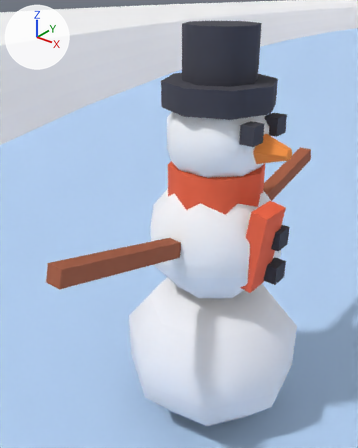
The glTF model public/assets/toycar/set-frozen-lake.glb: old version first, new version second.
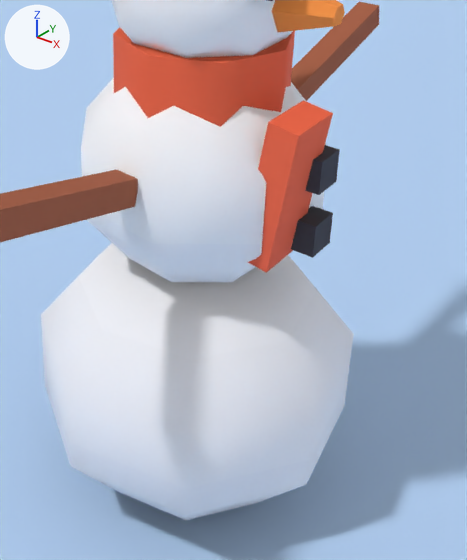
Old and new are each drawn from a 50 mm lens placed at (-8.593, -5.103, 0.762), pointed at (-9.0, -4.593, 0.446) and again close up on the part from 30% to 100% of the width and 33% to 100% of the height. Every picture has the same lights, and +X, +Y and +Z are marked at upper left. The older version's two pictures come first. Where no turn or scale is listed for an object, it has been applied to the vertices.
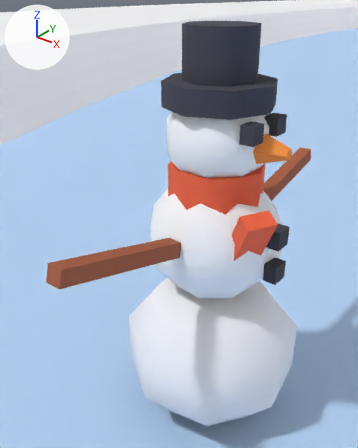
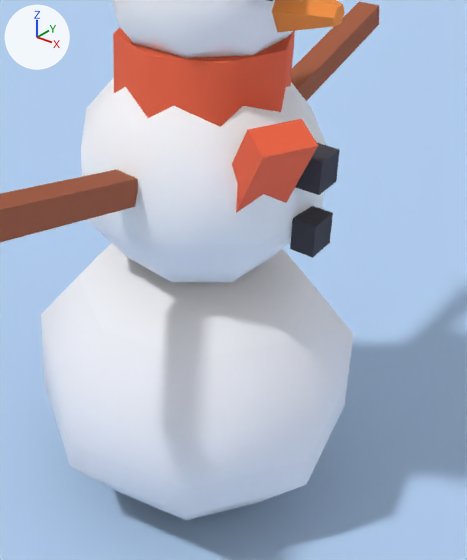
Where the change shows, as pixel boxes [x1, y1, x2, y2] in the close-ups (467 x 560 px):
'Cube.059', moved, turned, rescaled
    before: [248, 100, 333, 273]
    after: [232, 119, 318, 213]

The change, as a list of edits to the scene's bpy script:
```text
Change ob_cube_059:
    ob_cube_059.location: (-8.9019, -4.5253, 0.4116) -> (-8.9078, -4.5463, 0.4327)
    ob_cube_059.rotation_euler: (0.0, 0.143, 0.0) -> (0.0, 0.477, -0.466)  # degrees (0, 8.2, 0) -> degrees (0, 27, -27)
    ob_cube_059.scale: (0.0263, 0.0527, 0.128) -> (0.0263, 0.0474, 0.083)
```
